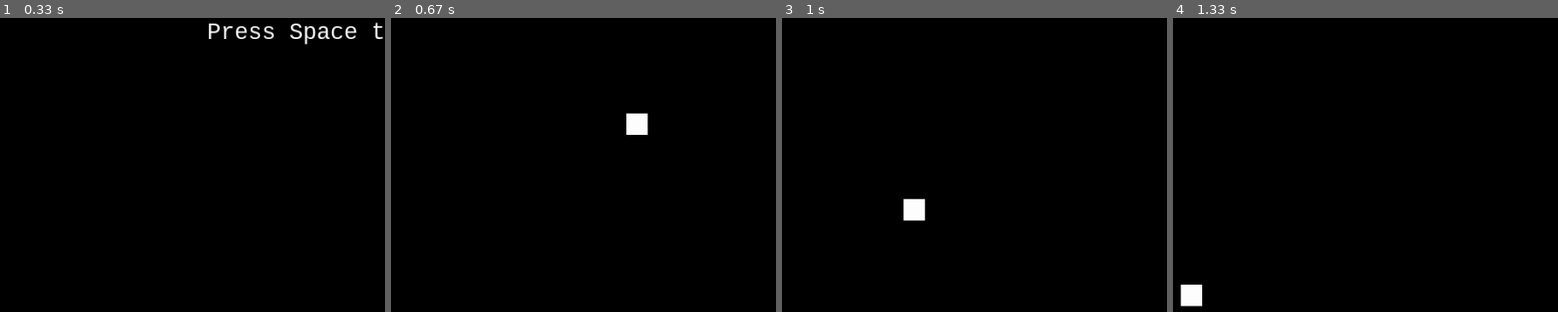
Above: before the commit, frames 1-4 (left to right).
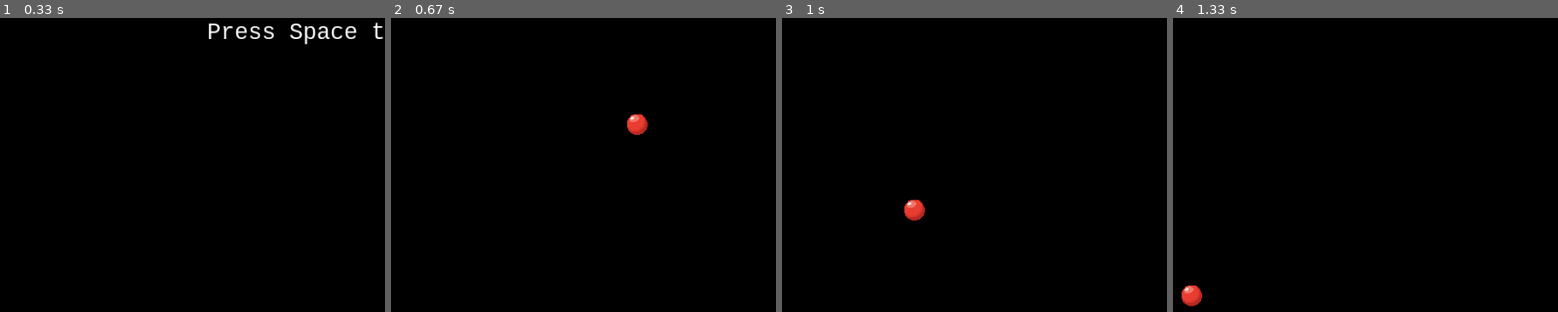
Above: after the commit, the same moments.

Repository: ikeban/codexPyGame
Game: pygame game, started from main.py
Two runs of this game, one before a commit and one after it. Both use one fixed random seed, a clock stepped at 60 frames per second and the inputs below.
Inputs:
- Up to frame 1 (0.33 s): no input
- Up to frame 2 (0.67 s): tap Space at 0.33 s
- Up to frame 3 (1 s): tap S at 0.67 s
- Up to frame 4 (1.33 s): tap W at 1 s
The pictures show only the part of the screen within x 6-56%, y 50-100%; the shares and areas given below are measured in that part.

Frame 1 is identical in both runs. In frame 2, 0.4% of the frame differs, in the area x 61-67%, y 32-40%; in frame 3, 0.4%, in the area x 31-38%, y 61-69%; in frame 4, 0.4%.

Commit message:
Added image as ball

Diff:
--- a/main.py
+++ b/main.py
@@ -45,6 +45,8 @@
 
     # this is the rectangle that represents the ball
     ball_rect = pygame.Rect(SCREEN_WIDTH / 2, SCREEN_HEIGHT / 2, 25, 25)
+    ball_image = pygame.image.load('ball2.png').convert()
+    ball_scalled = pygame.transform.scale(ball_image, (25, 25))
 
     # determine the x and y speed of the ball (0.1 is just to scale the speed down)
     ball_accel_x = random.randint(2, 4) * 0.1
@@ -181,6 +183,7 @@
 
         # draw the ball with the white color
         pygame.draw.rect(screen, COLOR_WHITE, ball_rect)
+        screen.blit(ball_scalled, ball_rect)
 
         # update the display (this is necessary for Pygame)
         pygame.display.update()
Binary file added: ball2.png
